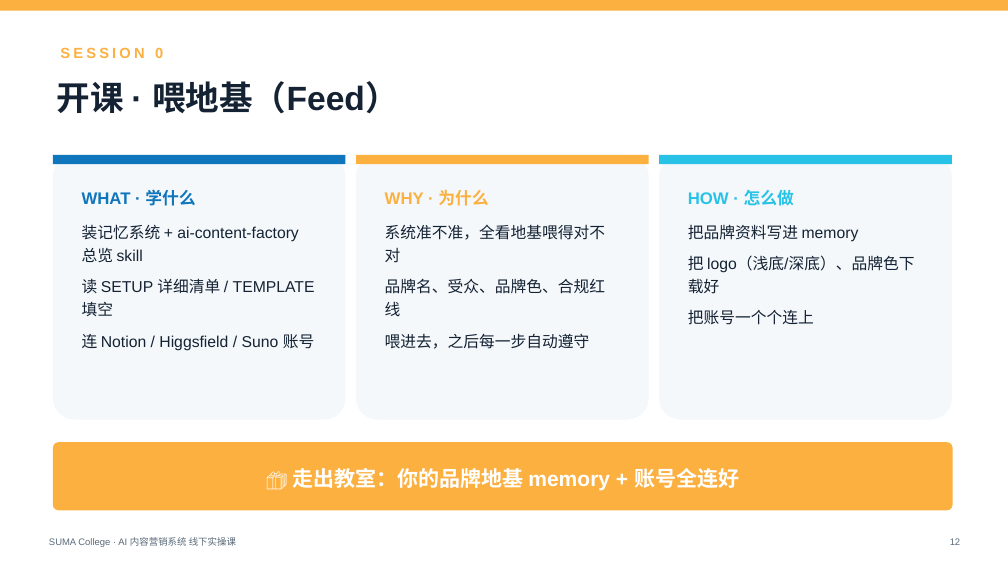
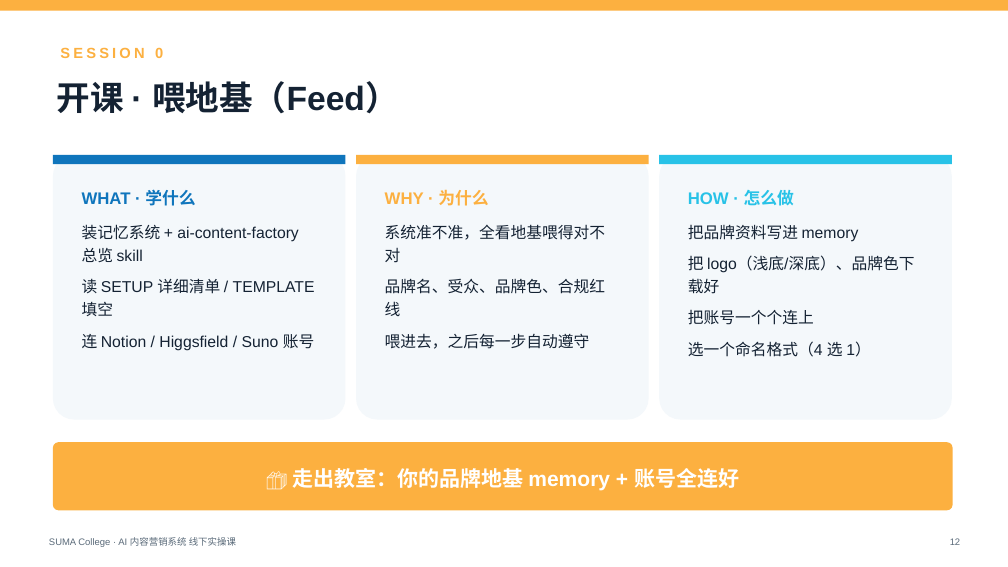
Before and after one commit to cindylearn/ai-content-course-A-teaching, a slide deck: slide 12 of 交付物-doc-pdf-ppt/AI内容课_VerA_教学版_幻灯片_可编辑源(PPTX含NLP备注).pptx. Drawn at 1008x567 pixels with LibreOffice and Linux fonts; fonts in the diff are those of the drawing. Boxes give left, top, right and bottom in pixels: in the first picture for what was removed or moved away, otherwise in the second. Text is boxed around its words. In the diff, an @@ line names an element or a change of style, - is before the commit and + after.

```diff
--- a/交付物-doc-pdf-ppt/AI内容课_VerA_教学版_幻灯片_可编辑源(PPTX含NLP备注).pptx
+++ b/交付物-doc-pdf-ppt/AI内容课_VerA_教学版_幻灯片_可编辑源(PPTX含NLP备注).pptx
@@ text at [688,341,870,357]: paragraph added @@
+选一个命名格式（4 选 1）
```
Also in this commit, not shown: 1 other slide changed, 1 other file.
